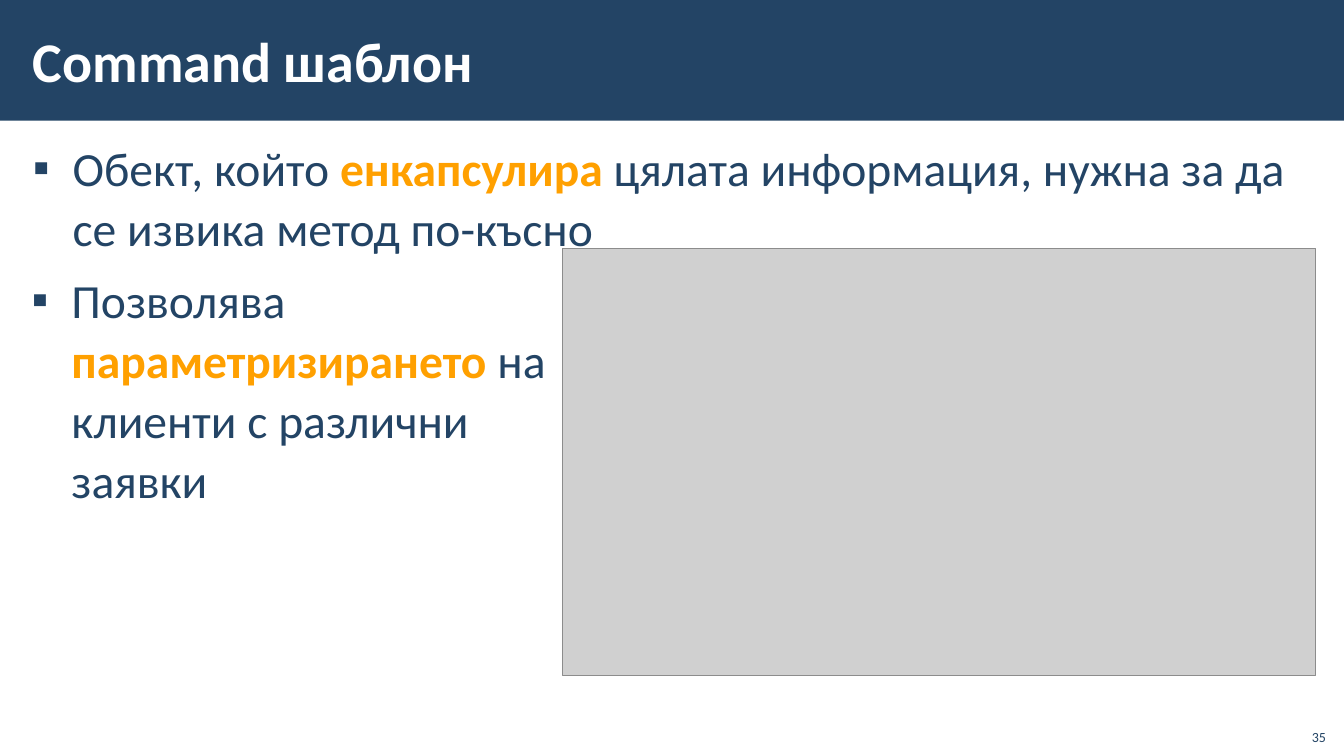
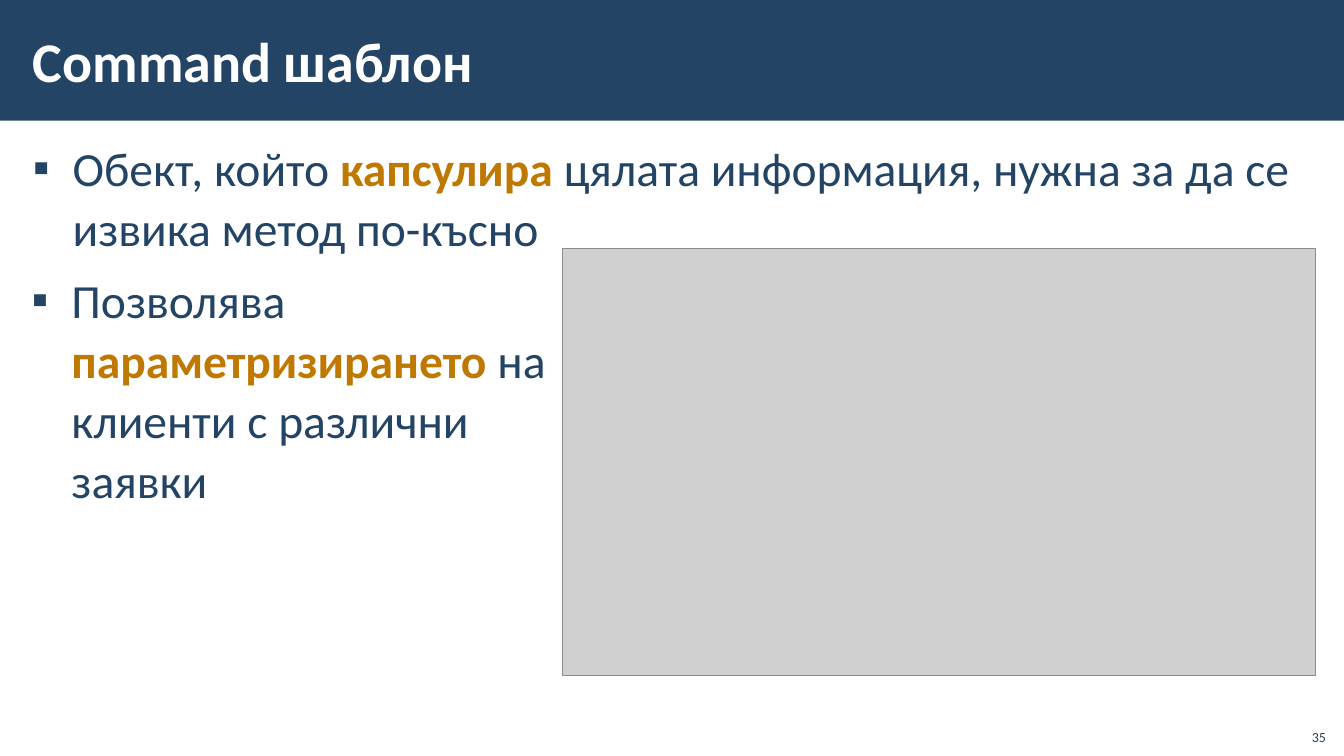
Before and after one commit to BG-IT-Edu/School-Programming, a slide deck: slide 35 of Courses/Software-Sciences/Module-1-OOP/14-Design-Patterns/14-Design-Patterns.pptx. Drawn at 1344x756 pixels with LibreOffice and Linux fonts; fonts in the diff are those of the drawing; grey boxes stand for pictures; background and template pictures are left out. Boxes give left, top, right and bottom in pixels: in the first picture for what was removed or moved away, otherwise in the second. Text is boxed around its words. In the diff, an @@ line names an element or a change of style, - is before the commit and + after.

```diff
--- a/Courses/Software-Sciences/Module-1-OOP/14-Design-Patterns/14-Design-Patterns.pptx
+++ b/Courses/Software-Sciences/Module-1-OOP/14-Design-Patterns/14-Design-Patterns.pptx
@@ text at (x1=73, y1=153, x2=1289, y2=254): text changed @@
-▪ Обект, който енкапсулира цялата информация, нужна за да се извика метод по-късно
+▪ Обект, който капсулира цялата информация, нужна за да се извика метод по-късно
@@ text "Позволява параметризирането на клиенти с ..." at (x1=71, y1=287, x2=545, y2=499): text colour #FFA000 to #BF7800 in "параметризирането" @@
```
Also in this commit, not shown: 37 other slides changed, 3 slides added, 3 slides removed, 1 other file.
